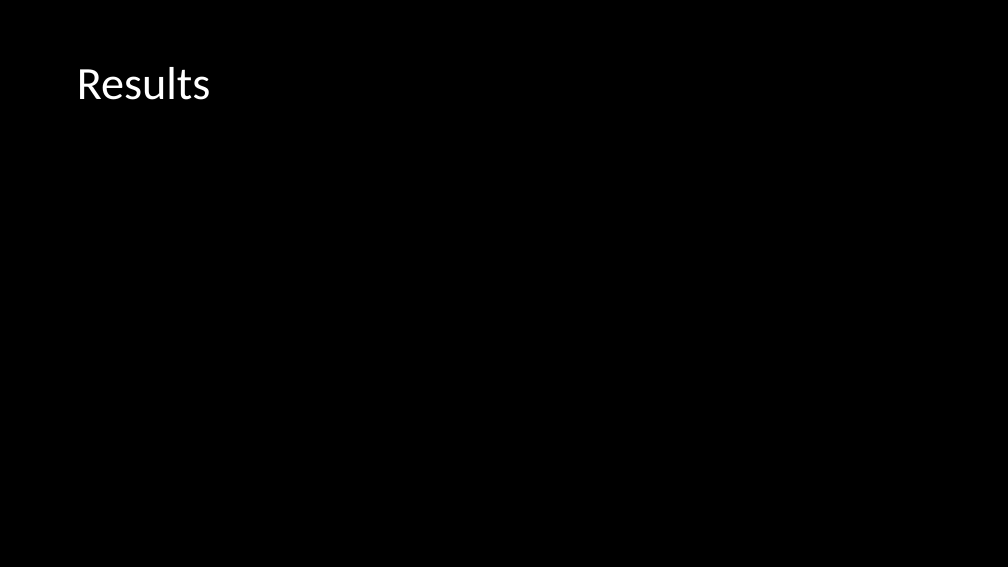
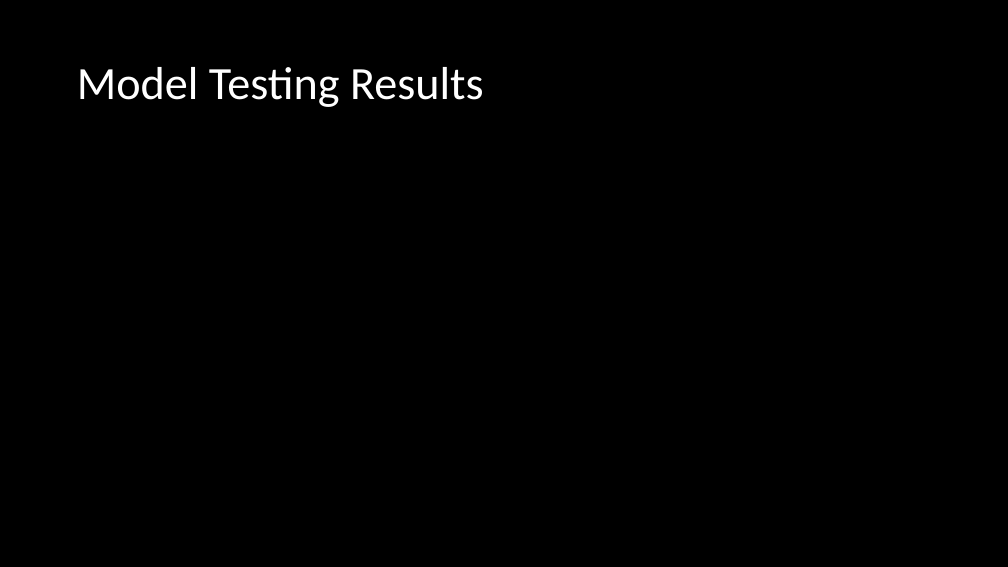
Before and after one commit to marveld21/Final-Project_Bass_Fishing_Analysis, a slide deck: slide 8 of Presentation.pptx (slide 7 before the commit). Drawn at 1008x567 pixels with LibreOffice and Linux fonts; fonts in the diff are those of the drawing. Boxes give left, top, right and bottom in pixels: in the first picture for what was removed or moved away, otherwise in the second. Text is boxed around its words. In the diff, an @@ line names an element or a change of style, - is before the commit and + after.

```diff
--- a/Presentation.pptx
+++ b/Presentation.pptx
@@ title at (77, 67, 484, 107): text changed @@
-Results
+Model Testing Results
```
Also in this commit, not shown: 5 other slides changed, 2 slides added.
